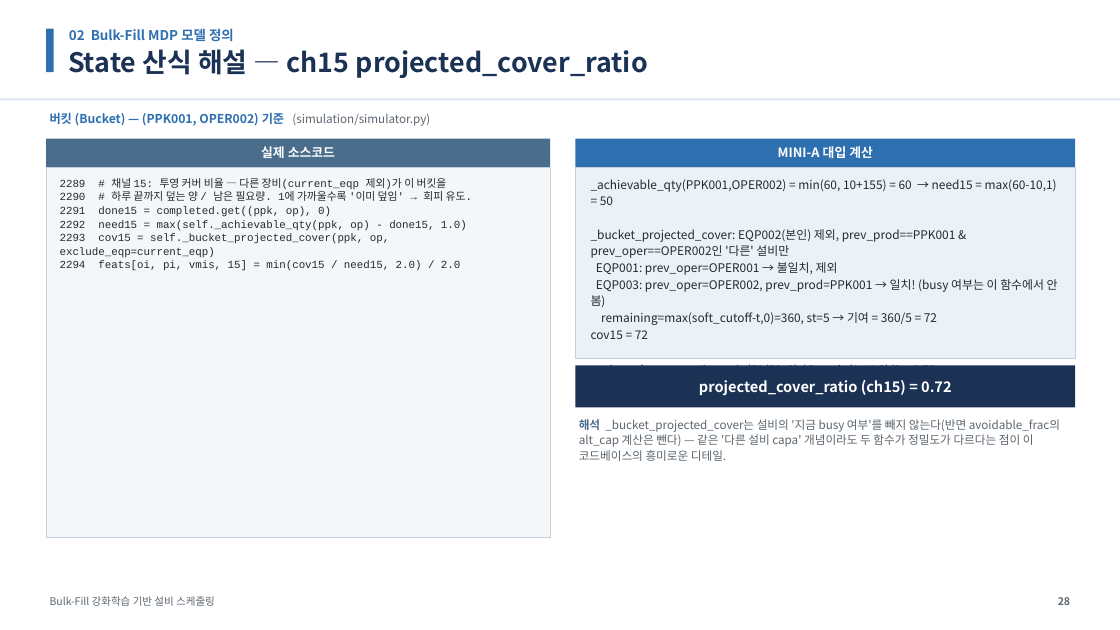
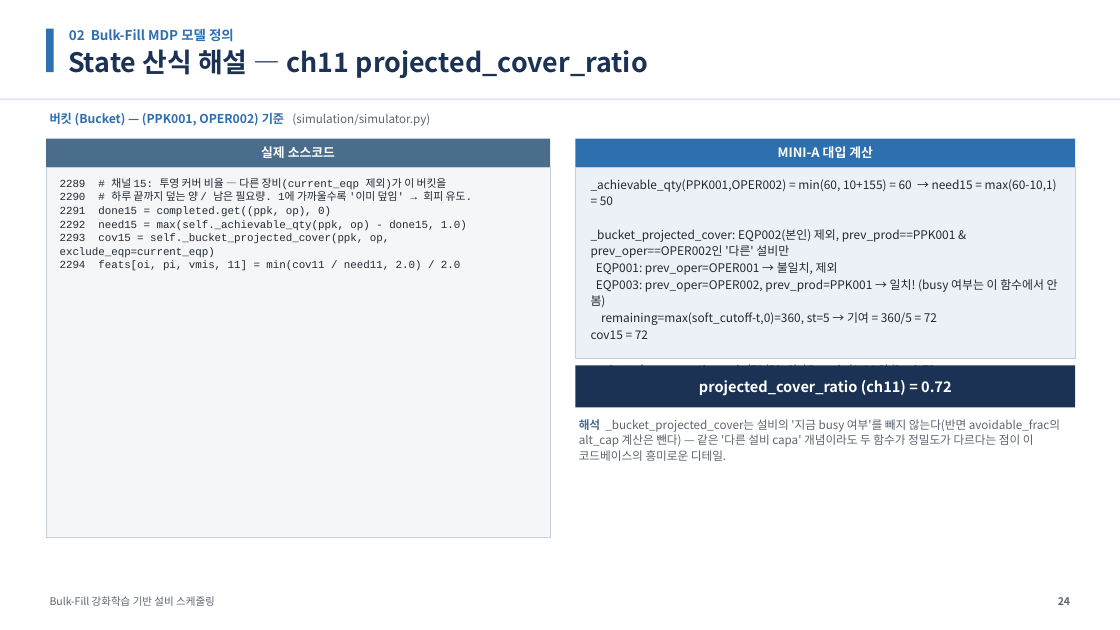
Before and after one commit to relighting123/pjt_scheduling, a slide deck: slide 24 of docs/BulkFill_스케줄링_발표자료.pptx (slide 28 before the commit). Drawn at 1120x630 pixels with LibreOffice and Linux fonts; fonts in the diff are those of the drawing. Boxes give left, top, right and bottom in pixels: in the first picture for what was removed or moved away, otherwise in the second. Text is boxed around its words. In the diff, an @@ line names an element or a change of style, - is before the commit and + after.

```diff
--- a/docs/BulkFill_스케줄링_발표자료.pptx
+++ b/docs/BulkFill_스케줄링_발표자료.pptx
@@ text at <box>68,49,648,78</box>: text changed @@
-State 산식 해설 — ch15 projected_cover_ratio
+State 산식 해설 — ch11 projected_cover_ratio
@@ text at <box>60,261,460,271</box>: text changed @@
-2294 feats[oi, pi, vmis, 15] = min(cov15 / need15, 2.0) / 2.0
+2294 feats[oi, pi, vmis, 11] = min(cov11 / need11, 2.0) / 2.0
@@ text at <box>699,380,951,396</box>: text changed @@
-projected_cover_ratio (ch15) = 0.72
+projected_cover_ratio (ch11) = 0.72
@@ text at <box>1058,597,1070,605</box>: text changed @@
-28
+24
```
Also in this commit, not shown: 49 other slides changed, 3 slides removed, 8 other files.
